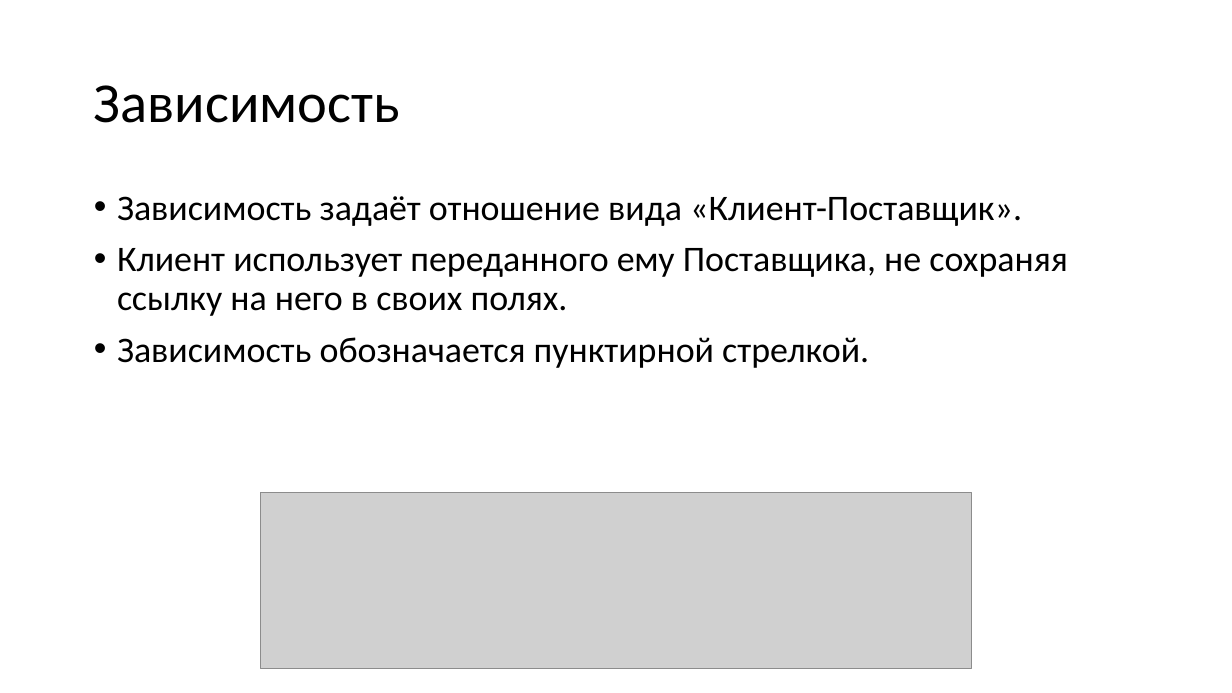
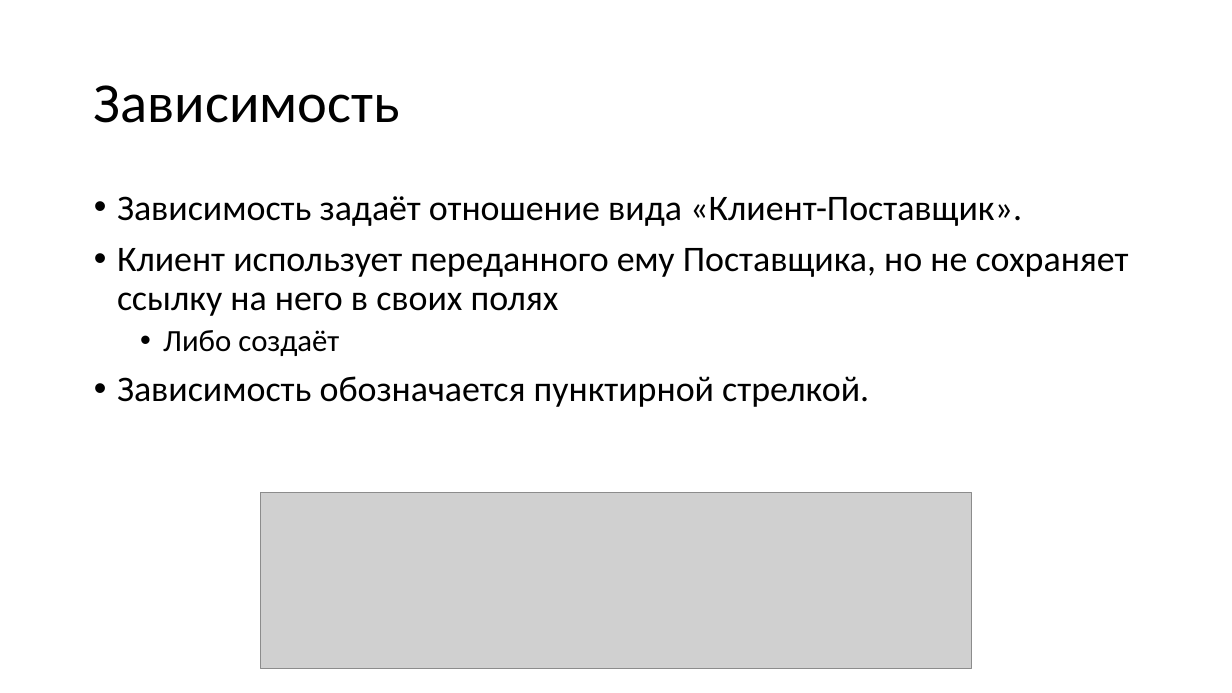
Before and after one commit to alexey-malov/oop, a slide deck: slide 25 of lectures/03/Виды отношений между классами.pptx (slide 23 before the commit). Drawn at 1232x693 pixels with LibreOffice and Linux fonts; fonts in the diff are those of the drawing; grey boxes stand for pictures. Boxes give left, top, right and bottom in pixels: in the first picture for what was removed or moved away, otherwise in the second. Text is boxed around its words. In the diff, an @@ line names an element or a change of style, - is before the commit and + after.

```diff
--- a/lectures/03/Виды отношений между классами.pptx
+++ b/lectures/03/Виды отношений между классами.pptx
@@ text at box(117, 248, 1129, 356): text changed @@
-• Клиент использует переданного ему Поставщика, не сохраняя ссылку на него в своих полях.
+• Клиент использует переданного ему Поставщика, но не сохраняет ссылку на него в своих полях
+  • Либо создаёт
```
Also in this commit, not shown: 9 other slides changed, 2 slides added, 2 other files.
